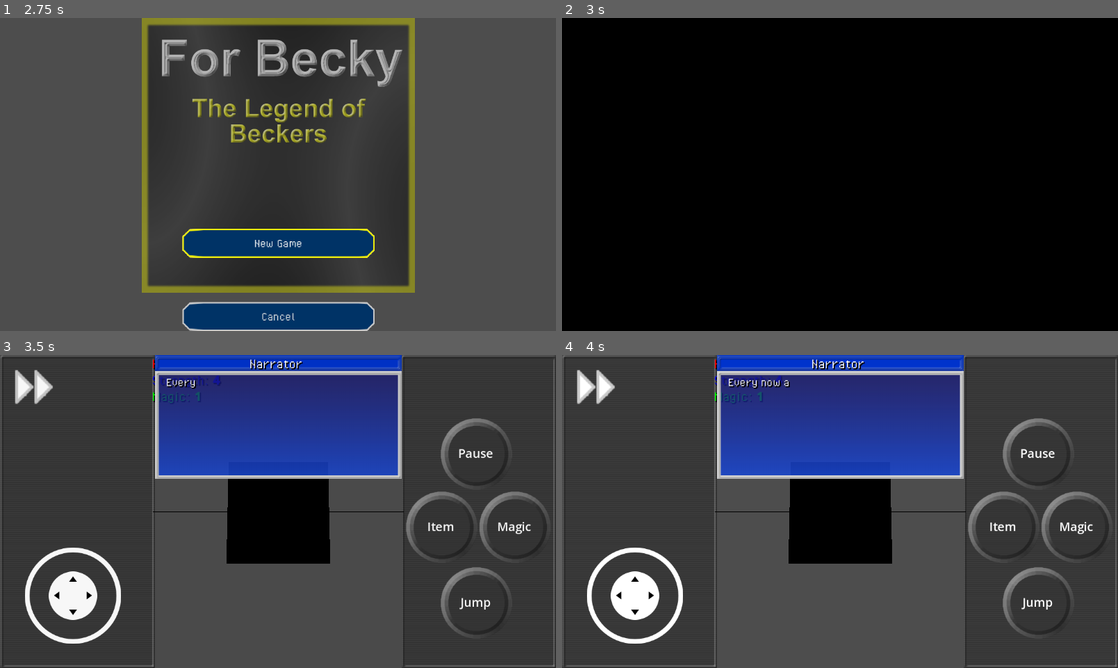
Above: before the commit, frames 1-4 (two rows, left to right).
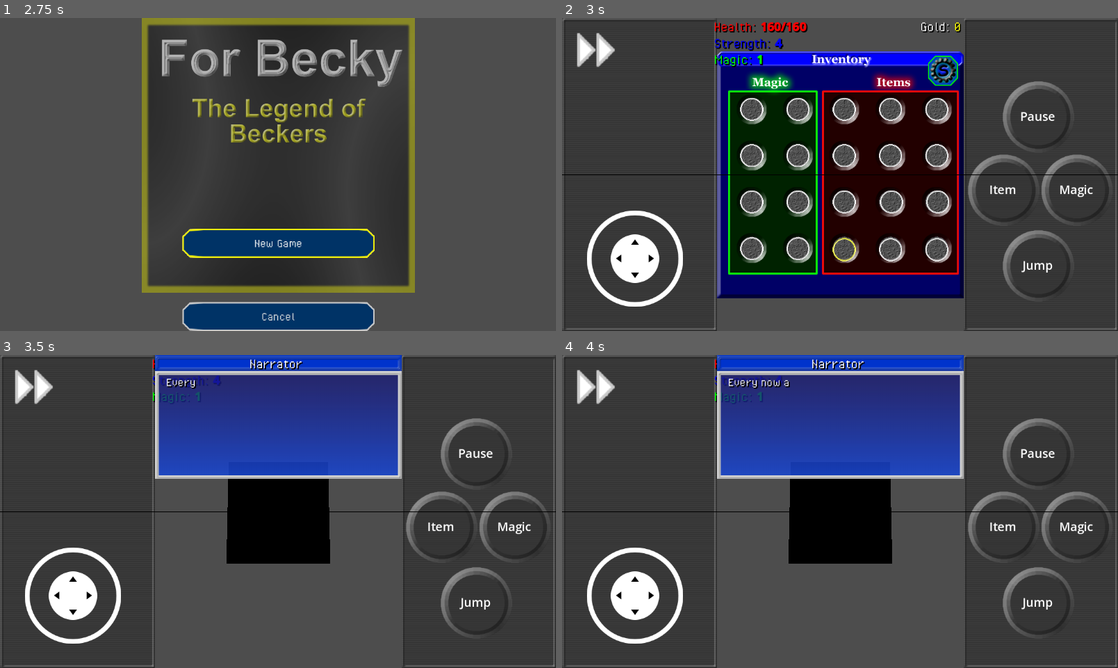
Above: after the commit, the same moments.

Repository: davididev/DavidiClanZappers
Game: Godot game, scene res://Scenes/Global/TitleScreen.tscn
Two runs of this game, one before a commit and one after it. Both use one fixed random seed, a clock stepped at 60 frames per second and the inputs below.
Inputs (mouse positions are in pixels of both pictures, inside the frame that each line leads up to):
- Up to frame 1 (2.75 s): click "Next" at 0.5 s; click "Next" at 1.25 s; click (278, 174) at 2 s
- Up to frame 2 (3 s): click "New Game" at 2.75 s
- Up to frame 3 (3.5 s): no input
- Up to frame 4 (4 s): move the mouse to (962, 495) at 3.52 s; hold Right (ui_right) from 3.53 s (still down); tap Z (item) at 3.6 s; click (962, 495) at 3.67 s; tap Space (jump) at 3.77 s

Frame 1 is identical in both runs. In frame 2, 98% of the frame differs, in the area x 0-100%, y 0-100%; in frame 3, 0.1%; in frame 4, 0.1%.

Commit message:
Updared UI
Settings button bigger,
game over doesn't get blocked by wider resolutions,
Test added to loading menu

Diff:
--- a/Prefabs/Player/player_ui.tscn
+++ b/Prefabs/Player/player_ui.tscn
@@ -83,7 +83,6 @@
 texture = ExtResource("30_48fwu")
 
 [node name="InventoryMenu" type="TextureRect" parent="."]
-visible = false
 layout_mode = 1
 anchors_preset = 8
 anchor_left = 0.5
@@ -593,8 +592,9 @@
 [node name="SettingsButton" type="TextureButton" parent="InventoryMenu"]
 layout_mode = 0
 offset_left = 437.0
-offset_right = 477.0
-offset_bottom = 40.0
+offset_top = 8.0
+offset_right = 501.0
+offset_bottom = 72.0
 focus_neighbor_bottom = NodePath("../Item Button 2")
 mouse_filter = 1
 texture_normal = ExtResource("8_cgro7")
@@ -1003,6 +1003,7 @@
 bus = &"Sound"
 
 [node name="Fade" type="ColorRect" parent="."]
+visible = false
 layout_mode = 1
 anchors_preset = 15
 anchor_right = 1.0
--- a/Scenes/Global/Loading.tscn
+++ b/Scenes/Global/Loading.tscn
@@ -5,6 +5,7 @@
 
 [node name="Node2D" type="Node2D"]
 script = ExtResource("1_6jd1y")
+tips = Array[String](["Press the Settings wheel in inventory menu to save anywhere or change volume.", "Red/Blue glowing switches respond to attacks.", "Collect floating stars to increase your stats.", "Collect hearts to restore health."])
 
 [node name="Camera2D" type="Camera2D" parent="."]
 
@@ -37,5 +38,25 @@
 pivot_offset = Vector2(0, 0.5)
 size_flags_horizontal = 4
 theme = ExtResource("2_gxcuo")
+theme_override_colors/default_color = Color(0.699653, 0.699653, 0.699653, 1)
 bbcode_enabled = true
 text = "[center]Loading[/center]"
+
+[node name="RichTextLabelTip" type="RichTextLabel" parent="Camera2D/CanvasGroup"]
+anchors_preset = 8
+anchor_left = 0.5
+anchor_top = 0.5
+anchor_right = 0.5
+anchor_bottom = 0.5
+offset_left = -338.0
+offset_top = 66.0
+offset_right = 338.0
+offset_bottom = 202.0
+grow_horizontal = 2
+grow_vertical = 2
+pivot_offset = Vector2(0, 0.5)
+size_flags_horizontal = 4
+theme = ExtResource("2_gxcuo")
+bbcode_enabled = true
+text = "[center]Tip:
+[/center]"
--- a/Scenes/Global/TitleScreen.tscn
+++ b/Scenes/Global/TitleScreen.tscn
@@ -20,7 +20,6 @@
 panels = Array[NodePath]([NodePath("Panel SelectGame"), NodePath("Panel PlayGame")])
 
 [node name="Panel SelectGame" type="TextureRect" parent="Control"]
-visible = false
 layout_mode = 1
 anchors_preset = 15
 anchor_right = 1.0
@@ -101,6 +100,7 @@
 text = "Quit"
 
 [node name="Panel PlayGame" type="TextureRect" parent="Control"]
+visible = false
 layout_mode = 1
 anchors_preset = 15
 anchor_right = 1.0
--- a/Scenes/Global/loadingscreen.gd
+++ b/Scenes/Global/loadingscreen.gd
@@ -3,6 +3,7 @@
 static var SceneToLoad = "";
 var resource_name = "";
 var scaleY = 0.001;
+@export var tips : Array[String];
 
 # Called when the node enters the scene tree for the first time.
 func _ready():
@@ -14,6 +15,11 @@
 	firstLoadStep = false;
 	ResourceLoader.load_threaded_request(resource_name, "", false, ResourceLoader.CACHE_MODE_REUSE);
 	get_node("Camera2D/CanvasGroup/RichTextLabel").scale = Vector2(1.0, scaleY);
+
+	var id = randi_range(0, tips.size()-1)
+	var myTip = tips[id];
+	var tipText = str("[center]Tip: \n", myTip, "[/center]");
+	get_node("Camera2D/CanvasGroup/RichTextLabelTip").text = tipText;
 
 var firstLoadStep = false;
 
Binary file changed: Graphics/UI/GameOver.png
Binary file changed: Graphics/UI/Settings/SettingsButton1.png
Binary file changed: Graphics/UI/Settings/SettingsButton2.png
Binary file changed: Graphics/UI/Settings/SettingsButton3.png
